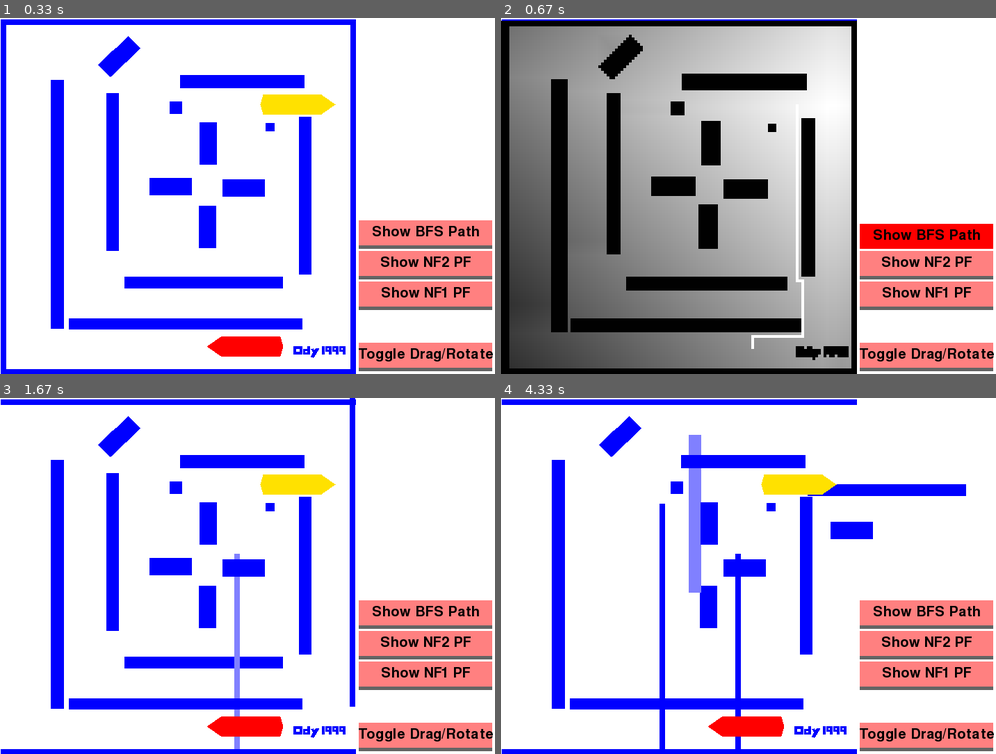
Above: before the commit, frames 1-4 (two rows, left to right).
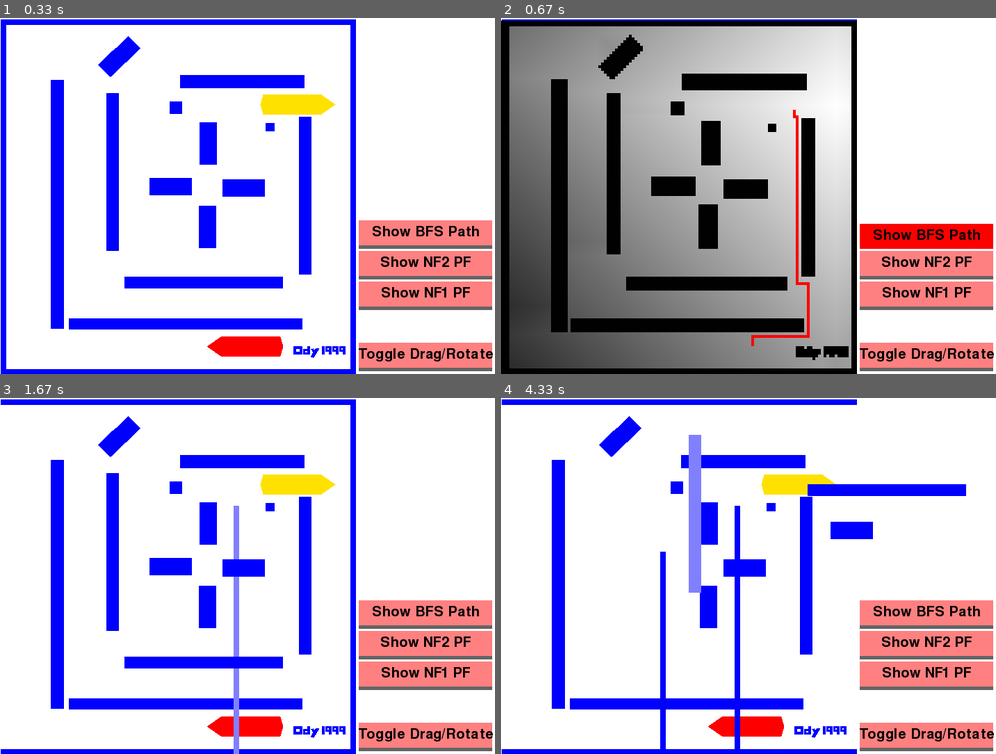
Above: after the commit, the same moments.

Repository: yuanhenglee/Motion-Planning-with-Pygame
Game: pygame game, started from BFPGame/run.py
Two runs of this game, one before a commit and one after it. Both use one fixed random seed, a clock stepped at 60 frames per second and the inputs below.
Inputs (mouse positions are in pixels of both pictures, inside the frame that each line leads up to):
- Up to frame 1 (0.33 s): no input
- Up to frame 2 (0.67 s): click "Show BFS Path" at 0.38 s
- Up to frame 3 (1.67 s): press the mouse at (4, 576) at 0.7 s; move the mouse to (178, 551) at 0.8 s; release the mouse at (351, 529) at 0.93 s; click "Show NF1 PF" at 1.15 s; press the mouse at (351, 551) at 1.43 s; move the mouse to (292, 629) at 1.53 s; move the mouse to (237, 704) at 1.63 s
- Up to frame 4 (4.33 s): release the mouse at (738, 704) at 1.67 s; click "Show NF2 PF" at 1.93 s; press the mouse at (852, 551) at 2.2 s; move the mouse to (758, 625) at 2.3 s; release the mouse at (659, 704) at 2.43 s; press the mouse at (669, 565) at 2.63 s; move the mouse to (758, 547) at 2.73 s; release the mouse at (852, 529) at 2.87 s; press the mouse at (703, 661) at 2.97 s; move the mouse to (793, 576) at 3.07 s; release the mouse at (887, 490) at 3.2 s; click "Show NF1 PF" at 3.87 s; press the mouse at (614, 551) at 4.13 s; move the mouse to (694, 511) at 4.23 s

Frame 1 is identical in both runs. In frame 2, 0.6% of the frame differs, in the area x 50-63%, y 25-93%; in frame 3, 0.8%; in frame 4, 0.9%, in the area x 32-68%, y 16-99%.

Commit message:
finish bfs without collide detection

Diff:
--- a/BFPGame/run.py
+++ b/BFPGame/run.py
@@ -67,8 +67,8 @@
     globals.obstacles_bitmap = utils.new_obstacles_bitmap( obstacles )
     pf1 = PotentialField()
     pf2 = PotentialField()
-    pf1.mark_NF2( robots[0].robot_goal.get_abs_round_point()[0] )
-    pf2.mark_NF2( robots[0].robot_goal.get_abs_round_point()[1] )
+    pf1.mark_NF1( robots[0].robot_goal.get_abs_round_point()[0] )
+    pf2.mark_NF1( robots[0].robot_goal.get_abs_round_point()[1] )
 
     xinit = robots[0].robot_init.config
     xgoal = robots[0].robot_goal.config
@@ -85,19 +85,25 @@
     success = False
     while not success:
         # pop best point from openQ
-
-        x = openQ[min_PF_index].pop()
+        if not 0 <= min_PF_index < 255*2 or not openQ[min_PF_index] :
+            print("Fail")
+            break
+        else:
+            x = openQ[min_PF_index].pop()
+            if not openQ[min_PF_index]:
+                while min_PF_index<255*2 and not openQ[min_PF_index]: min_PF_index+=1
         # n_openQ -= 1
         for neighbor in utils.findNeighbors(x):
             neighbor_x = int(neighbor.position[0])
             neighbor_y = int(neighbor.position[1])
             neighbor_r = int(neighbor.rotation)
             pf_score = int(get_arbitration_potential(robot_init, neighbor, pf1, pf2))
-            if pf_score < 254 and not visited[neighbor_x][neighbor_y][neighbor_r]:
-                if pf_score == 0:
+            if pf_score < 254*2 and not visited[neighbor_x][neighbor_y][neighbor_r]:
+                if pf_score < 3:
                     print("Path Found")
                     success = True
                     T_dict[xgoal] = x
+                    break
                 else:
                     T_dict[neighbor] = x
                     openQ[pf_score].append(neighbor)
@@ -105,13 +111,13 @@
                     # n_openQ += 1
                     visited[neighbor_x][neighbor_y][neighbor_r] = True
                 # if neighbor == xgoal :
+    globals.pf = pf1
     if success:
-        globals.pf = pf1
         next_point = T_dict[xgoal]
         while next_point!=xinit:
             x = int(next_point.position[0])
             y = int(next_point.position[1])
-            globals.pf.bitmap[x][y] = 0
+            globals.pf.bitmap[x][y] = -1
             next_point = T_dict[next_point]
     else:
         print( "Path Not Found ...")
--- a/BFPGame/utils.py
+++ b/BFPGame/utils.py
@@ -7,7 +7,8 @@
 multiplier = 4
 
 # radius resolution
-n_angle_seg = 8
+n_angle_seg = 12
+
 
 def valid_point( p ):
     if 0 <= p[0] < 128 and 0<= p[1] < 128:
